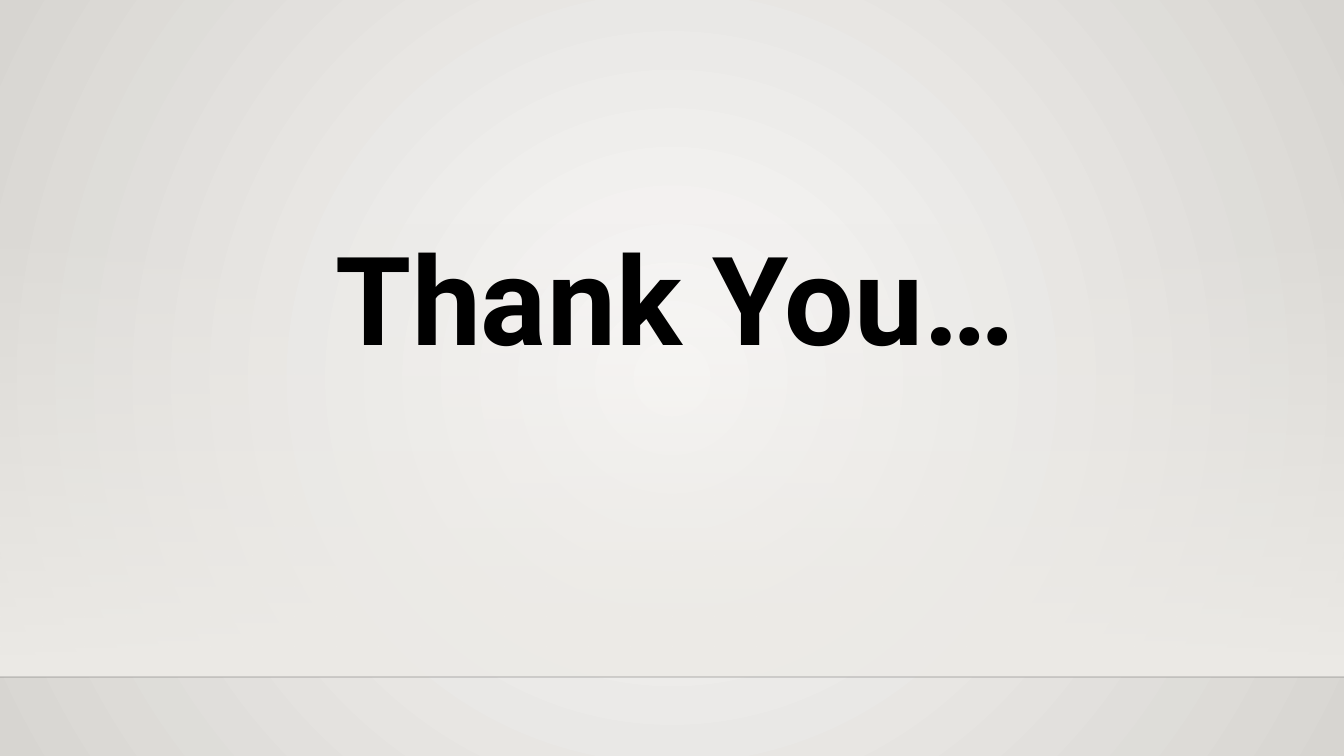
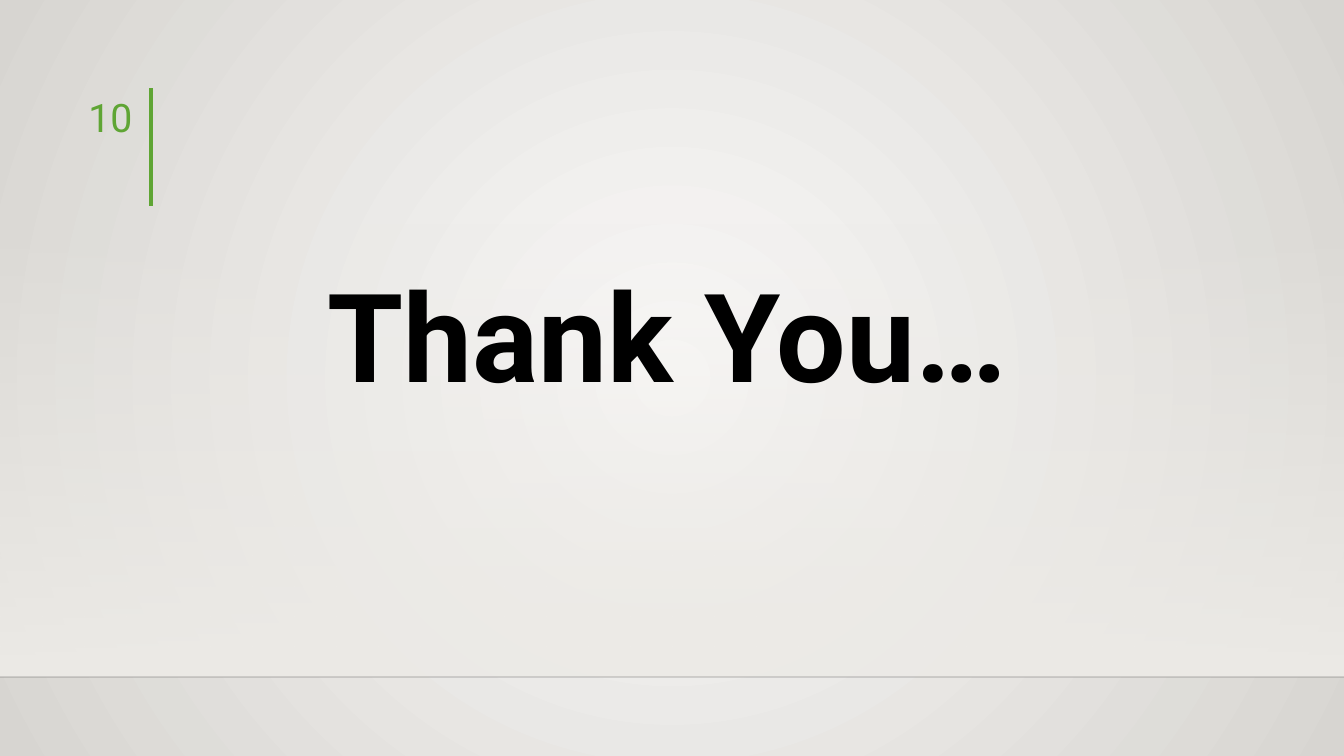
Before and after one commit to hisni/CO227-Project, a slide deck: slide 10 of Presantation/Presentation - Final.pptx (slide 9 before the commit). Drawn at 1344x756 pixels with LibreOffice and Linux fonts; fonts in the diff are those of the drawing; background and template pictures are left out. Boxes give left, top, right and bottom in pixels: in the first picture for what was removed or moved away, otherwise in the second. Text is boxed around its words. In the diff, an @@ line names an element or a change of style, - is before the commit and + after.

Commit message:
final presentation

```diff
--- a/Presantation/Presentation - Final.pptx
+++ b/Presantation/Presentation - Final.pptx
@@ line added from (151, 88) to (151, 206), #5FA534 3 pt @@
@@ page number added at (88,104,132,133), 28 pt, text #5FA534 @@
+10
@@ text "Thank You…": place and size @@
-text "Thank You…" at (336,252,1014,347)
+text "Thank You…" at (328,289,1006,384)
```
Also in this commit, not shown: 7 other slides changed, 1 slide added, 1 other file.
